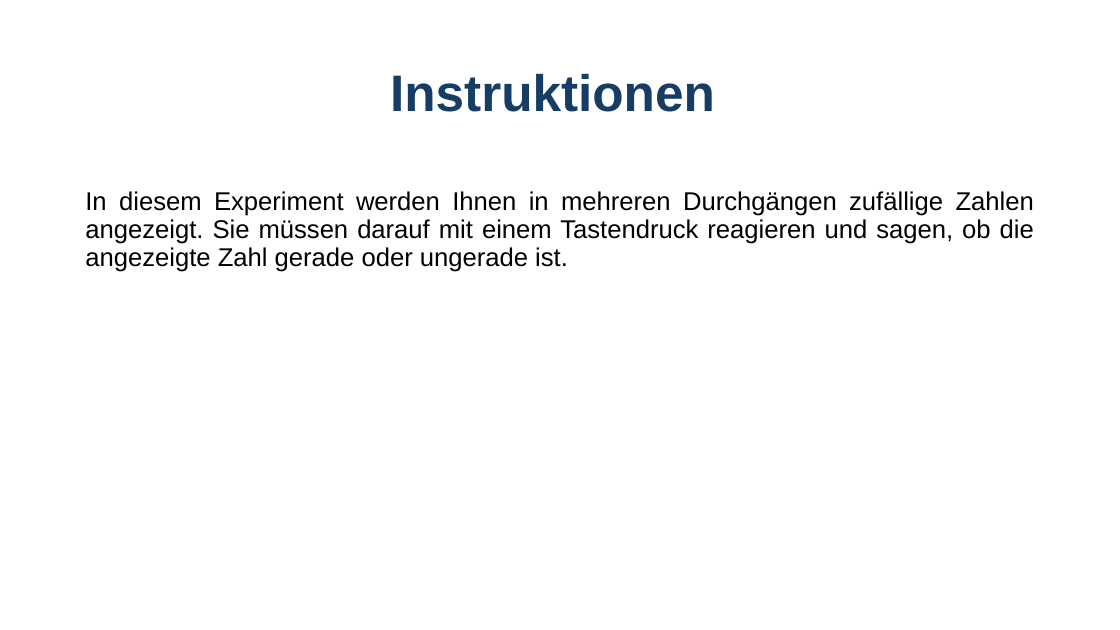
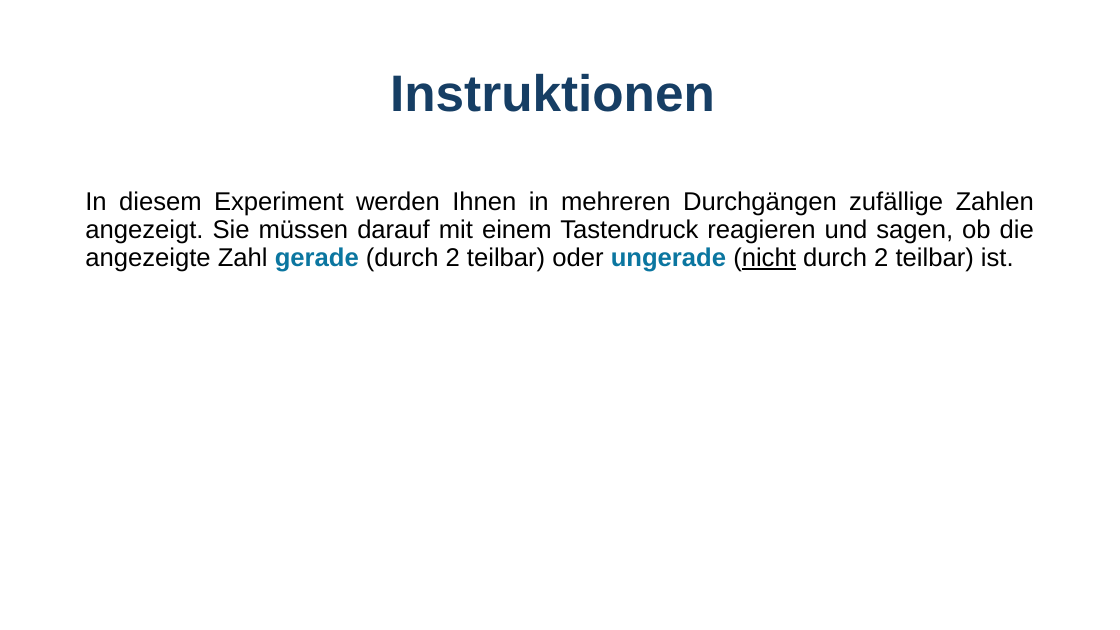
Before and after one commit to GidonFrischkorn/Ambizione-IndividualDifferencesStudy, a slide deck: slide 1 of tasks/number_judgement/assets/instructions_digitBOX.pptx. Drawn at 1120x630 pixels with LibreOffice and Linux fonts; fonts in the diff are those of the drawing. Boxes give left, top, right and bottom in pixels: in the first picture for what was removed or moved away, otherwise in the second. Text is boxed around its words. In the diff, an @@ line names an element or a change of style, - is before the commit and + after.

```diff
--- a/tasks/number_judgement/assets/instructions_digitBOX.pptx
+++ b/tasks/number_judgement/assets/instructions_digitBOX.pptx
@@ text at (85,191,1034,272): text changed @@
-In diesem Experiment werden Ihnen in mehreren Durchgängen zufällige Zahlen angezeigt. Sie müssen darauf mit einem Tastendruck reagieren und sagen, ob die angezeigte Zahl gerade oder ungerade ist.
+In diesem Experiment werden Ihnen in mehreren Durchgängen zufällige Zahlen angezeigt. Sie müssen darauf mit einem Tastendruck reagieren und sagen, ob die angezeigte Zahl gerade (durch 2 teilbar) oder ungerade (nicht durch 2 teilbar) ist.
```
Also in this commit, not shown: 1 other slide changed, 8 other files.
